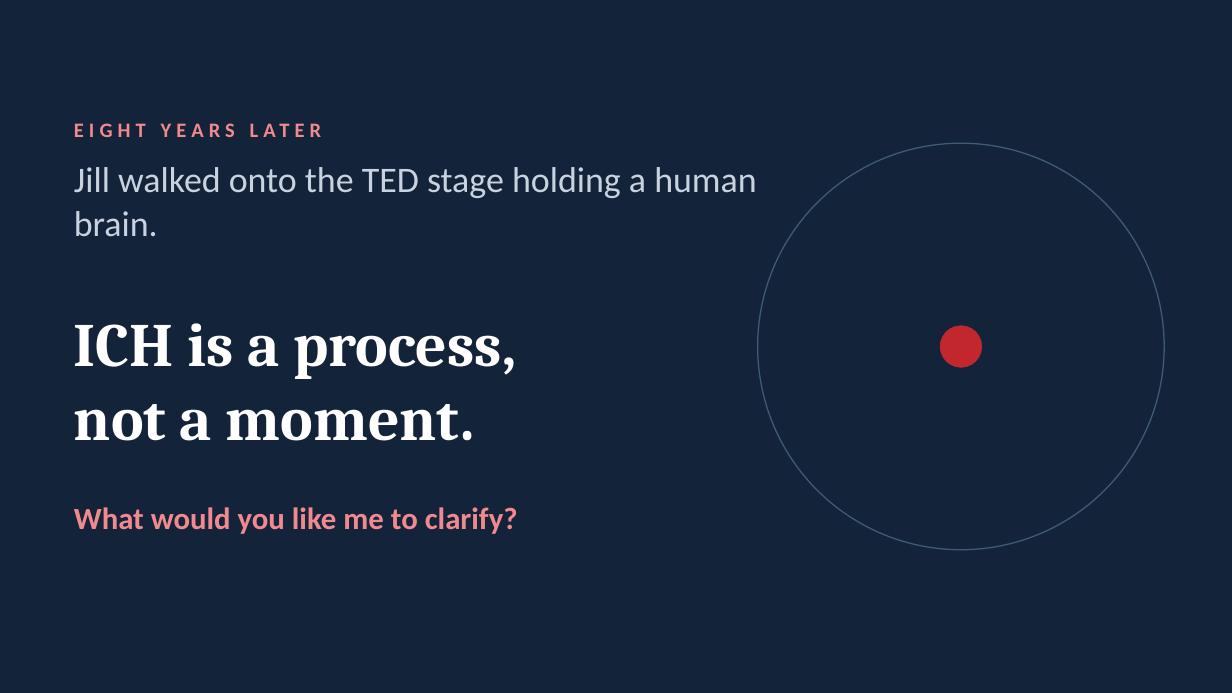
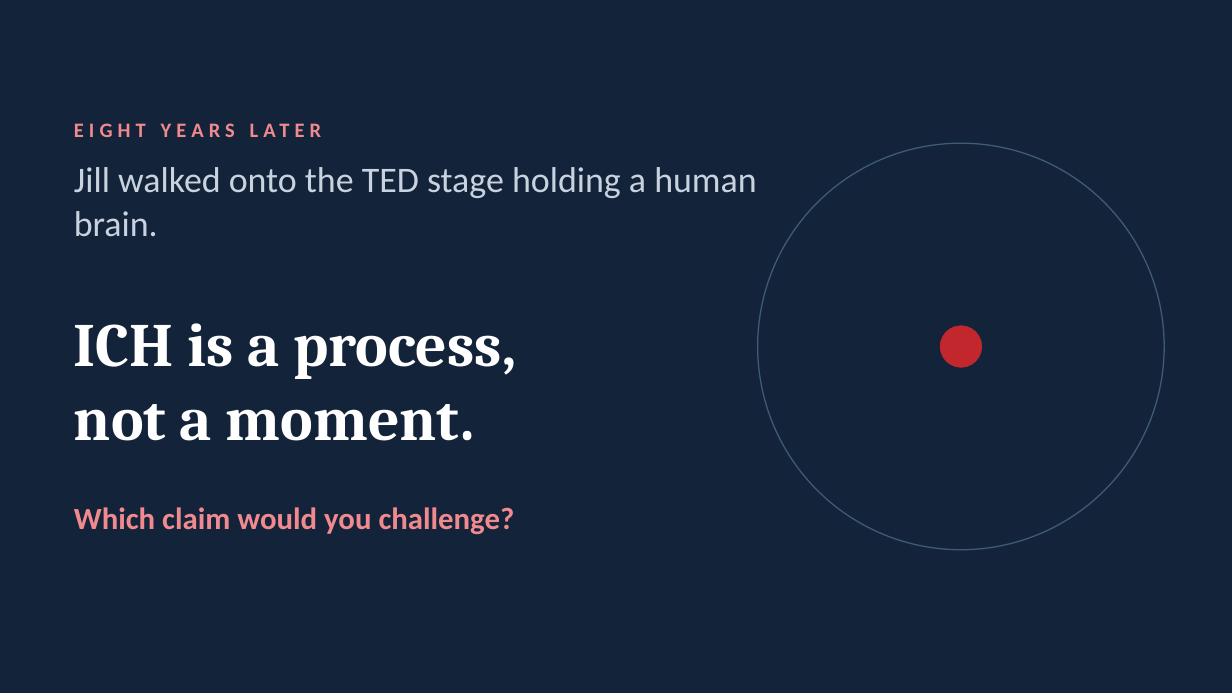
Before and after one commit to fredtom1/fred-Tom-, a slide deck: slide 34 of Chapter5_ICH_Pathophysiology.pptx (slide 28 before the commit). Drawn at 1232x693 pixels with LibreOffice and Linux fonts; fonts in the diff are those of the drawing. Boxes give left, top, right and bottom in pixels: in the first picture for what was removed or moved away, otherwise in the second. Text is boxed around its words. In the diff, an @@ line names an element or a change of style, - is before the commit and + after.

```diff
--- a/Chapter5_ICH_Pathophysiology.pptx
+++ b/Chapter5_ICH_Pathophysiology.pptx
@@ text at [74,507,515,535]: text changed @@
-What would you like me to clarify?
+Which claim would you challenge?
```
Also in this commit, not shown: 25 other slides changed, 7 slides added, 16 other files.
